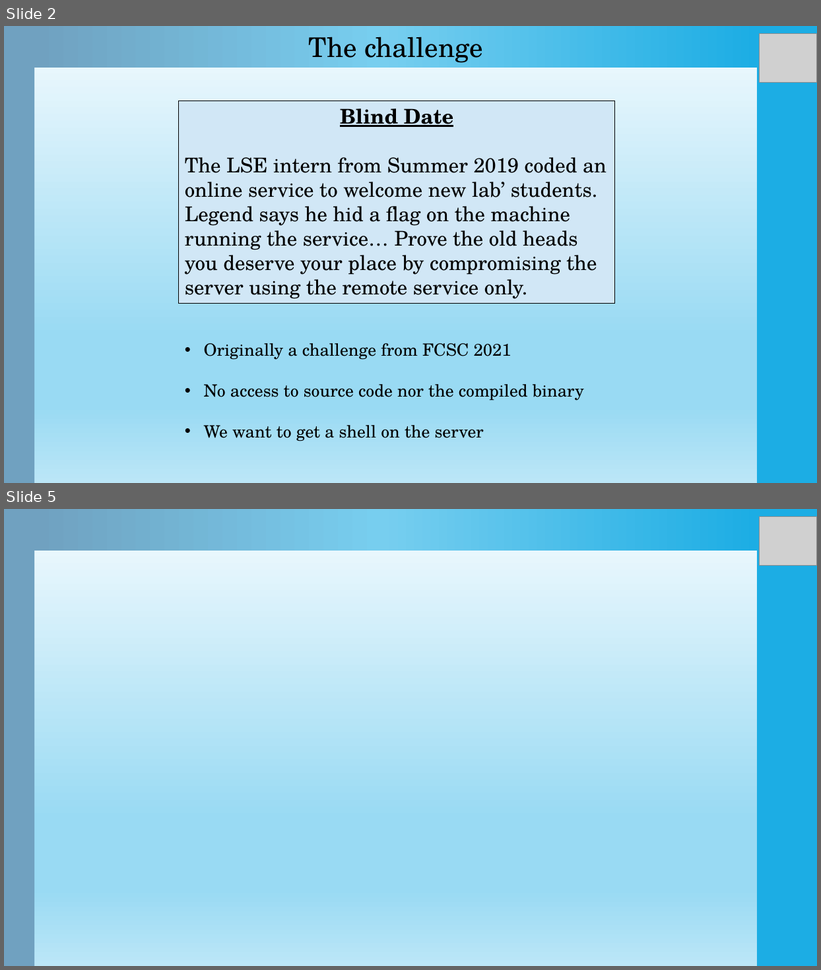
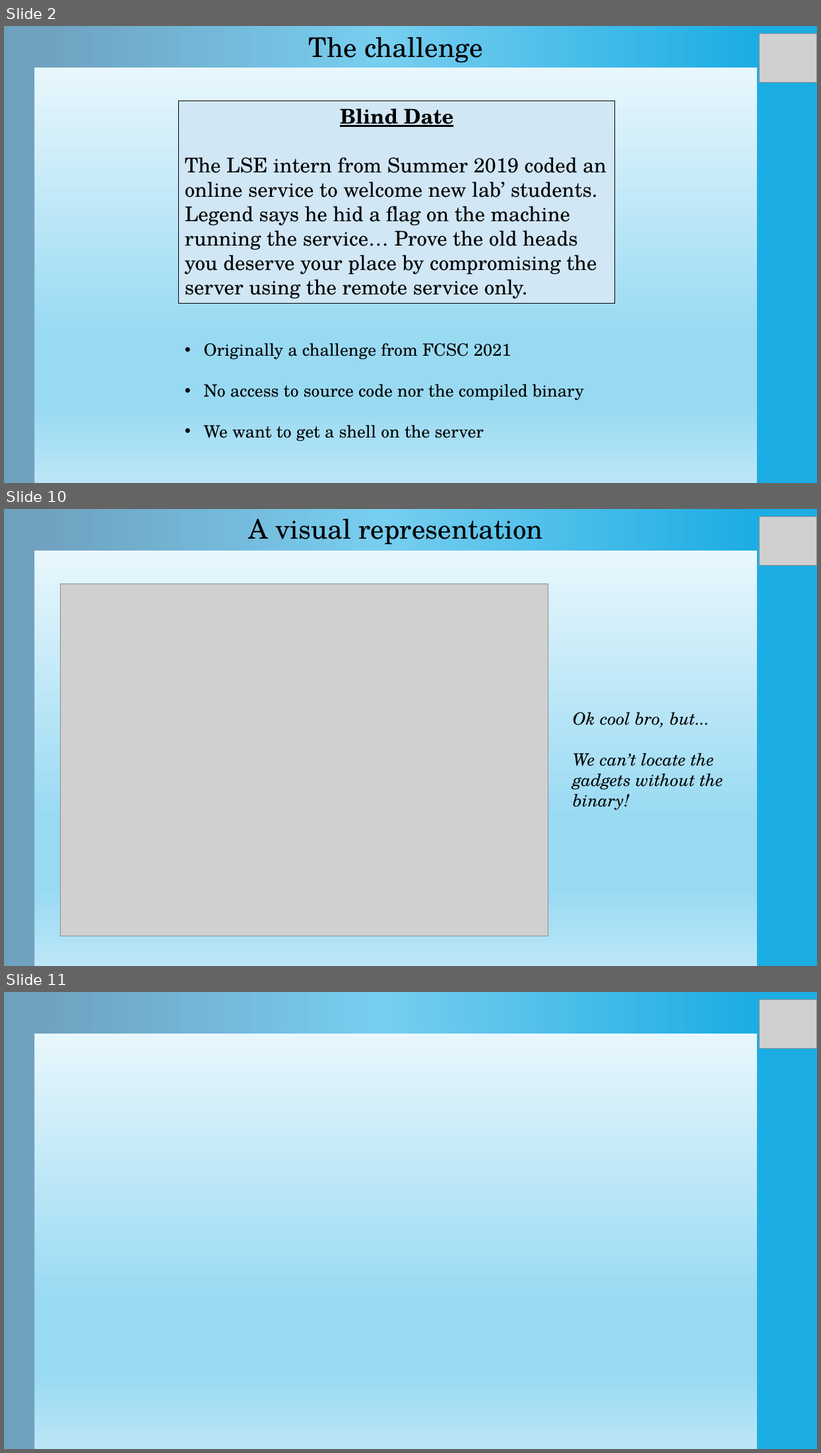
Before and after one commit to Ewael/LSE, a slide deck: Blind_Date/slides.pptx. Shown one above the other, each under a label of ours: slides 2 and 5 before the commit, slides 2, 10 and 11 after it; the slides between them are not shown. The pictures are 821x970 and 821x1453 pixels, drawn with LibreOffice and Linux fonts; fonts in the diff are those of the drawing; grey boxes stand for pictures. Boxes give left, top, right and bottom in pixels: in the first picture for what was removed or moved away, otherwise in the second. Text is boxed around its words. In the diff, an @@ line names an element or a change of style, - is before the commit and + after.

```diff
--- a/Blind_Date/slides.pptx
+++ b/Blind_Date/slides.pptx
@@ slide 10 added at (4, 509, 817, 966), background gradient #F4FBFE to #99DAF3 to #BBE6F7; not listed: 2 template elements that a slide beside it also shows @@
@@ rectangle added at (34, 509, 757, 551), fill gradient #1CADE4 to #77CEEF to #70A1C0 @@
@@ text added at (248, 518, 543, 545), 32 pt, text #000000 @@
+A visual representation
@@ picture added at (760, 517, 817, 566) @@
@@ picture added at (61, 584, 548, 936) @@
@@ text added at (573, 712, 723, 810), 20 pt, text #000000, italic @@
+Ok cool bro, but...
+We can’t locate the gadgets without the binary!
@@ what was slide 5 is now slide 11 @@
```
Also in this commit, not shown: 3 slides changed, 5 other slides added, 1 slide removed.
